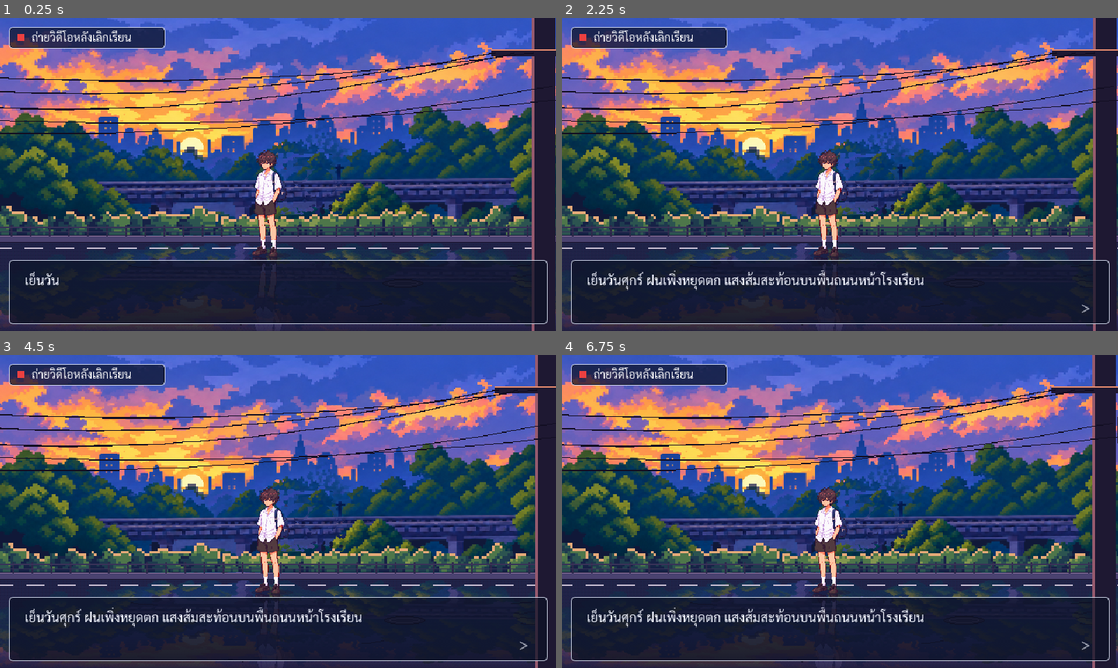
Above: before the commit, frames 1-4 (two rows, left to right).
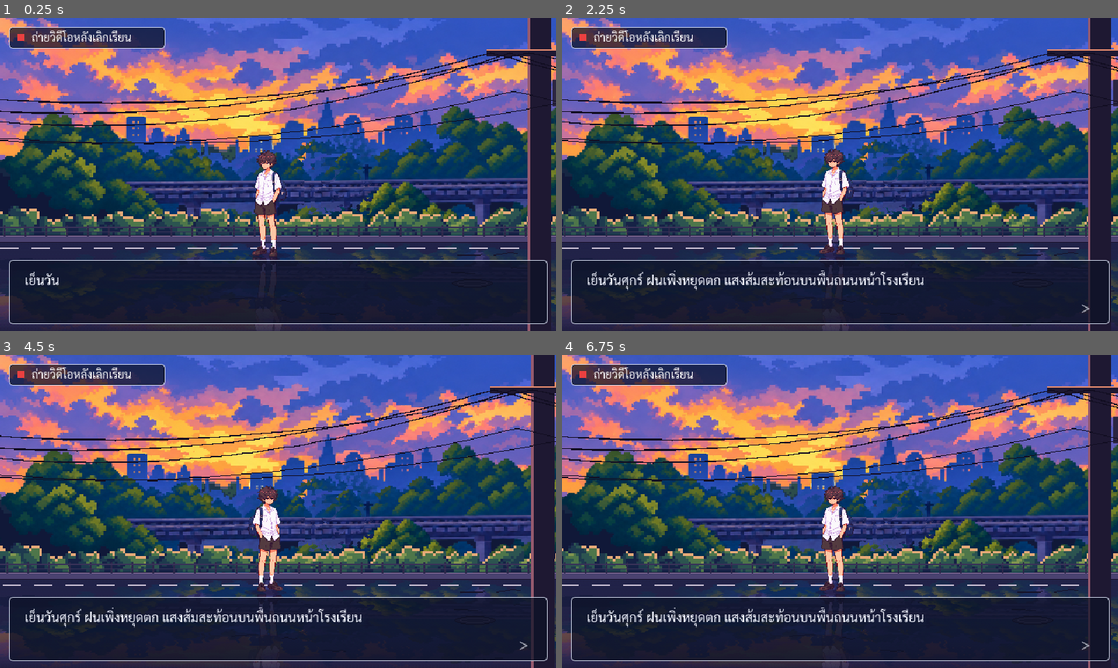
Above: after the commit, the same moments.

Repository: nerfmez/Story-game
Game: Godot game, scene res://scenes/main.tscn
Same seed, same stepped clock (60 frames per second), same inputs: the game is played once before the commit and once after it.
Inputs (mouse positions are in pixels of both pictures, inside the frame that each line leads up to):
- Up to frame 1 (0.25 s): no input
- Up to frame 2 (2.25 s): tap Enter (ui_accept) at 0.5, 0.77, 1.52 s; move the mouse to (962, 158) at 0.52 s; hold Right (ui_right) 0.53-1.28 s; tap Tab at 0.6, 1.35, 2.1 s; click (962, 158) at 0.67 s; move the mouse to (728, 190) at 1.27 s; hold Left (ui_left) 1.28-2.03 s; click (728, 190) at 1.42 s; move the mouse to (895, 105) at 2.02 s; hold Right (ui_right) from 2.03 s (still down); click (895, 105) at 2.17 s
- Up to frame 3 (4.5 s): move the mouse to (250, 574) at 2.77 s; tap Tab at 2.85, 3.6, 4.35 s; click (250, 574) at 2.92 s; tap Enter (ui_accept) at 3.02, 3.77 s; move the mouse to (444, 558) at 3.52 s; release Right (ui_right) at 3.53 s; hold Left (ui_left) from 3.53 s (still down); click (444, 558) at 3.67 s; move the mouse to (111, 464) at 4.27 s; click (111, 464) at 4.42 s
- Up to frame 4 (6.75 s): tap Enter (ui_accept) at 4.52, 6.02 s; move the mouse to (867, 511) at 5.02 s; tap Tab at 5.1, 5.85, 6.6 s; click (867, 511) at 5.17 s; move the mouse to (756, 433) at 5.77 s; release Left (ui_left) at 5.78 s; hold Right (ui_right) from 5.78 s (still down); click (756, 433) at 5.92 s; move the mouse to (962, 495) at 6.52 s; click (962, 495) at 6.67 s

The runs differ from the first frame. In frame 1, 42% of the frame differs, in the area x 0-100%, y 0-100%; in frame 2, 43%; in frame 3, 43%; in frame 4, 43%.

Commit message:
Endless walking in the sunset scene
- compose_sunset_scene.py: every layer tiles seamlessly - railway cropped
  tree-to-tree (720px), sky joined to its mirror (1600px), hedge/backfill
  clumps wrap, fence/dash spacing divides the tile, wires run pole to pole
  (960px foreground tile)
- Reflections split into sky_reflect and rail_reflect layers that scroll
  with what they mirror, under a semi-transparent wet asphalt layer that
  scrolls with the ground (no foot sliding)
- Parallax2D.repeat_size on all layers; hero_walker.gd walks with arrows
  or A/D (step bob until walk frames exist); camera follows the hero and
  script camera_x becomes an offset from the hero

Co-Authored-By: Claude Opus 5.5 <noreply@anthropic.com>
Claude-Session: https://claude.ai/code/session_011NAKRUA9btL4iodwTEM3Dh

Diff:
--- a/scenes/main.tscn
+++ b/scenes/main.tscn
@@ -15,6 +15,9 @@
 [ext_resource type="PackedScene" path="res://scenes/dialogue_box.tscn" id="13_dialogue"]
 [ext_resource type="Texture2D" path="res://assets/bg/sunset/railway_fill.png" id="14_rail_fill"]
 [ext_resource type="Shader" path="res://shaders/water_reflection.gdshader" id="15_water"]
+[ext_resource type="Texture2D" path="res://assets/bg/sunset/sky_reflect.png" id="16_sky_reflect"]
+[ext_resource type="Texture2D" path="res://assets/bg/sunset/rail_reflect.png" id="17_rail_reflect"]
+[ext_resource type="Script" path="res://scripts/hero_walker.gd" id="18_walker"]
 
 [sub_resource type="ShaderMaterial" id="ShaderMaterial_reflection"]
 shader = ExtResource("15_water")
@@ -45,28 +48,35 @@
 train = NodePath("Railway/TrainClip/Train")
 other_scene = "res://scenes/street_anime.tscn"
 
-[node name="Camera2D" type="Camera2D" parent="."]
+[node name="Camera2D" type="Camera2D" parent="." node_paths=PackedStringArray("follow")]
 position = Vector2(320, 180)
 script = ExtResource("2_camera")
+follow = NodePath("../Characters/Hero")
+follow_offset = 30.0
+mouse_sway = 12.0
 
 [node name="Sky" type="Parallax2D" parent="."]
 scroll_scale = Vector2(0.03, 0.03)
+repeat_size = Vector2(1600, 0)
+repeat_times = 3
 
 [node name="Sprite2D" type="Sprite2D" parent="Sky"]
-position = Vector2(-80, 0)
+position = Vector2(0, 0)
 texture = ExtResource("5_sky")
 centered = false
 
 [node name="Railway" type="Parallax2D" parent="."]
 scroll_scale = Vector2(0.25, 0.25)
+repeat_size = Vector2(720, 0)
+repeat_times = 3
 
 [node name="Fill" type="Sprite2D" parent="Railway"]
-position = Vector2(-80, -47)
+position = Vector2(0, -47)
 texture = ExtResource("14_rail_fill")
 centered = false
 
 [node name="Back" type="Sprite2D" parent="Railway"]
-position = Vector2(-80, -47)
+position = Vector2(0, -47)
 texture = ExtResource("6_rail_back")
 centered = false
 
@@ -74,8 +84,8 @@
 clip_contents = true
 layout_mode = 3
 anchors_preset = 0
-offset_left = 148.0
-offset_right = 592.0
+offset_left = 179.0
+offset_right = 624.0
 offset_bottom = 360.0
 mouse_filter = 2
 
@@ -90,32 +100,41 @@
 end_x = 460.0
 
 [node name="Front" type="Sprite2D" parent="Railway"]
-position = Vector2(-80, -47)
+position = Vector2(0, -47)
 texture = ExtResource("8_rail_front")
 centered = false
 
-[node name="Road" type="Parallax2D" parent="."]
-scroll_scale = Vector2(0.6, 0.6)
-
-[node name="Sprite2D" type="Sprite2D" parent="Road"]
-position = Vector2(-80, 0)
-texture = ExtResource("9_road")
-centered = false
-
-[node name="TrainReflection" type="Parallax2D" parent="."]
+[node name="SkyReflection" type="Parallax2D" parent="."]
+scroll_scale = Vector2(0.03, 0.03)
+repeat_size = Vector2(1600, 0)
+repeat_times = 3
+
+[node name="Sprite2D" type="Sprite2D" parent="SkyReflection"]
+position = Vector2(0, 0)
+texture = ExtResource("16_sky_reflect")
+centered = false
+
+[node name="RailReflection" type="Parallax2D" parent="."]
 scroll_scale = Vector2(0.25, 0.25)
-
-[node name="Clip" type="Control" parent="TrainReflection"]
+repeat_size = Vector2(720, 0)
+repeat_times = 3
+
+[node name="Sprite2D" type="Sprite2D" parent="RailReflection"]
+position = Vector2(0, 0)
+texture = ExtResource("17_rail_reflect")
+centered = false
+
+[node name="Clip" type="Control" parent="RailReflection"]
 clip_contents = true
 layout_mode = 3
 anchors_preset = 0
-offset_left = 148.0
+offset_left = 179.0
 offset_top = 262.0
-offset_right = 592.0
+offset_right = 624.0
 offset_bottom = 360.0
 mouse_filter = 2
 
-[node name="Reflection" type="Sprite2D" parent="TrainReflection/Clip" node_paths=PackedStringArray("target")]
+[node name="TrainReflection" type="Sprite2D" parent="RailReflection/Clip" node_paths=PackedStringArray("target")]
 modulate = Color(0.62, 0.55, 0.78, 0.75)
 position = Vector2(-700, 39)
 scale = Vector2(1, 0.625)
@@ -125,29 +144,43 @@
 script = ExtResource("4_follow")
 target = NodePath("../../../Railway/TrainClip/Train")
 
+[node name="Road" type="Parallax2D" parent="."]
+repeat_size = Vector2(720, 0)
+repeat_times = 3
+
+[node name="Sprite2D" type="Sprite2D" parent="Road"]
+position = Vector2(0, 0)
+texture = ExtResource("9_road")
+centered = false
+
 [node name="Characters" type="Node2D" parent="."]
 
-[node name="HeroReflection" type="Sprite2D" parent="Characters"]
+[node name="Hero" type="Node2D" parent="Characters"]
+position = Vector2(290, 152)
+script = ExtResource("18_walker")
+
+[node name="Reflection" type="Sprite2D" parent="Characters/Hero"]
 material = SubResource("ShaderMaterial_reflection")
-position = Vector2(290, 273)
+position = Vector2(0, 121)
 texture = ExtResource("11_hero")
 centered = false
 
-[node name="HeroShadow" type="Sprite2D" parent="Characters"]
-position = Vector2(286, 269)
+[node name="Shadow" type="Sprite2D" parent="Characters/Hero"]
+position = Vector2(-4, 117)
 texture = ExtResource("12_shadow")
 centered = false
 
-[node name="Hero" type="Sprite2D" parent="Characters"]
-position = Vector2(290, 152)
+[node name="Body" type="Sprite2D" parent="Characters/Hero"]
 texture = ExtResource("11_hero")
 centered = false
 
 [node name="Foreground" type="Parallax2D" parent="."]
 scroll_scale = Vector2(1.25, 1.25)
+repeat_size = Vector2(960, 0)
+repeat_times = 3
 
 [node name="Sprite2D" type="Sprite2D" parent="Foreground"]
-position = Vector2(-180, 0)
+position = Vector2(-280, 0)
 texture = ExtResource("10_fg")
 centered = false
 
--- /dev/null
+++ b/scripts/hero_walker.gd
@@ -0,0 +1,32 @@
+extends Node2D
+## ตัวละครเดินซ้าย-ขวา (ลูกศร หรือ A/D) ฉากหลังวนซ้ำไม่สิ้นสุดด้วย Parallax2D.repeat_size
+## ตอนนี้ยังไม่มีภาพท่าเดิน จึงใช้การเด้งขึ้นลงเล็กน้อยแทนจังหวะก้าวเท้า
+## ถ้ามีภาพท่าเดินภายหลัง ให้เปลี่ยน Body เป็น AnimatedSprite2D แล้วเล่นอนิเมชันใน _process
+
+@export var speed := 70.0
+## ความสูงที่เด้งต่อก้าว (พิกเซล)
+@export var bob_height := 2.0
+@export var steps_per_second := 3.5
+
+@onready var _body: Sprite2D = $Body
+@onready var _reflection: Sprite2D = $Reflection
+
+var _walk_time := 0.0
+
+
+func _process(delta: float) -> void:
+	var dir := Input.get_axis("ui_left", "ui_right")
+	if dir == 0.0:
+		dir = float(Input.is_physical_key_pressed(KEY_D)) - float(Input.is_physical_key_pressed(KEY_A))
+	position.x += dir * speed * delta
+	if dir != 0.0:
+		_walk_time += delta
+		var bob := roundf(absf(sin(_walk_time * steps_per_second * PI)) * bob_height)
+		_body.offset.y = -bob
+		_reflection.offset.y = bob
+		_body.flip_h = dir < 0.0
+		_reflection.flip_h = dir < 0.0
+	else:
+		_walk_time = 0.0
+		_body.offset.y = 0.0
+		_reflection.offset.y = 0.0
--- a/scripts/scene_camera.gd
+++ b/scripts/scene_camera.gd
@@ -6,7 +6,11 @@
 @export var mouse_sway := 20.0
 ## ความไวในการเลื่อนกล้อง (ยิ่งมากยิ่งเร็ว)
 @export var follow_speed := 2.5
-## ขอบเขตกล้องแนวนอน (ภาพพื้นหลังกว้าง 800px เริ่มที่ x = -80)
+## ถ้าตั้งไว้ กล้องจะตามโหนดนี้ (ตัวละครที่เดินได้) และไม่จำกัดขอบเขต
+@export var follow: Node2D
+## ระยะจากตำแหน่งของ follow ถึงกึ่งกลางจอ
+@export var follow_offset := 0.0
+## ขอบเขตกล้องแนวนอนเมื่อไม่ได้ตามใคร (ภาพพื้นหลังกว้าง 800px เริ่มที่ x = -80)
 @export var min_x := 260.0
 @export var max_x := 380.0
 
@@ -21,5 +25,10 @@
 	var viewport_width := get_viewport_rect().size.x
 	var mouse_x := get_viewport().get_mouse_position().x
 	var sway := clampf(mouse_x / viewport_width - 0.5, -0.5, 0.5) * 2.0 * mouse_sway
-	var goal := clampf(_target_x + sway, min_x, max_x)
+	var goal: float
+	if follow:
+		# camera_x ในบทกลายเป็นการเลื่อนกล้องออกจากตัวละคร (320 = ตรงกลาง)
+		goal = follow.position.x + follow_offset + (_target_x - 320.0) + sway
+	else:
+		goal = clampf(_target_x + sway, min_x, max_x)
 	position.x = lerpf(position.x, goal, 1.0 - exp(-follow_speed * delta))
Binary file changed: assets/bg/sunset/foreground.png
Binary file added: assets/bg/sunset/rail_reflect.png
Not shown, added: assets/bg/sunset/rail_reflect.png.import
Binary file changed: assets/bg/sunset/railway_back.png
Binary file changed: assets/bg/sunset/railway_fill.png
Binary file changed: assets/bg/sunset/railway_front.png
Binary file changed: assets/bg/sunset/road.png
Not shown, changed: assets/bg/sunset/road.png.import
Binary file changed: assets/bg/sunset/sky.png
Binary file added: assets/bg/sunset/sky_reflect.png
Not shown, added: assets/bg/sunset/sky_reflect.png.import
Binary file changed: docs/screenshot.png
(and 3 more such lines)
